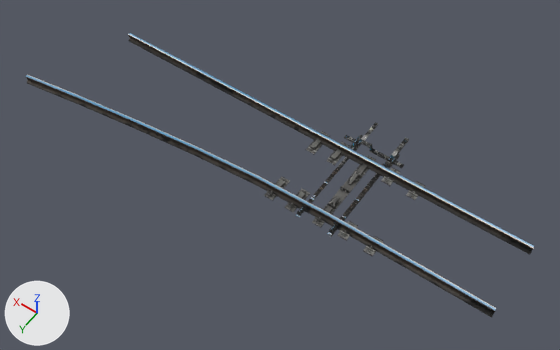
Two versions of the FBX model Assets/Models/From5Lines/Rails/sep_hi.fbx, one commit apart.
Both versions are drawn from a 50 mm lens placed at (4.68, 8.35, 12.8), pointed at (10.55, 0.14, -0.11). The lights are fixed; the arrows at lower left show +X, +Y and +Z.

Names of what the first picture shows: 'sep_hi'.
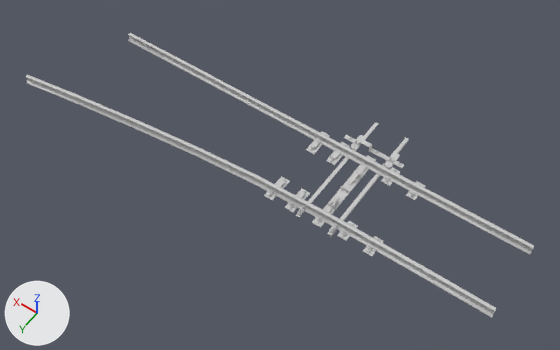
The newer file is also rescaled (x0.0254), turned or shifted as a whole; pictures and numbers use the older file's frame.

What differs and where, as boxes [x1, y1, x2, y2] in the pictures (560 x 350 px):
'sep_hi', surface changed (black to grey): [26, 33, 534, 317] in both

The change, as a diff of the scene's bpy script:
```diff
--- a/Assets/Models/From5Lines/Rails/sep_hi.fbx.py
+++ b/Assets/Models/From5Lines/Rails/sep_hi.fbx.py
@@ mat_sep_hi @@
 mat_sep_hi = principled_material('sep_hi')
-mat_sep_hi.texture = img_sep_hi_jpg
-mat_sep_hi.roughness = 0.86
+mat_sep_hi.base_color = (0.588, 0.588, 0.588)  # light grey #cacaca
+mat_sep_hi.roughness = 0.553
```
